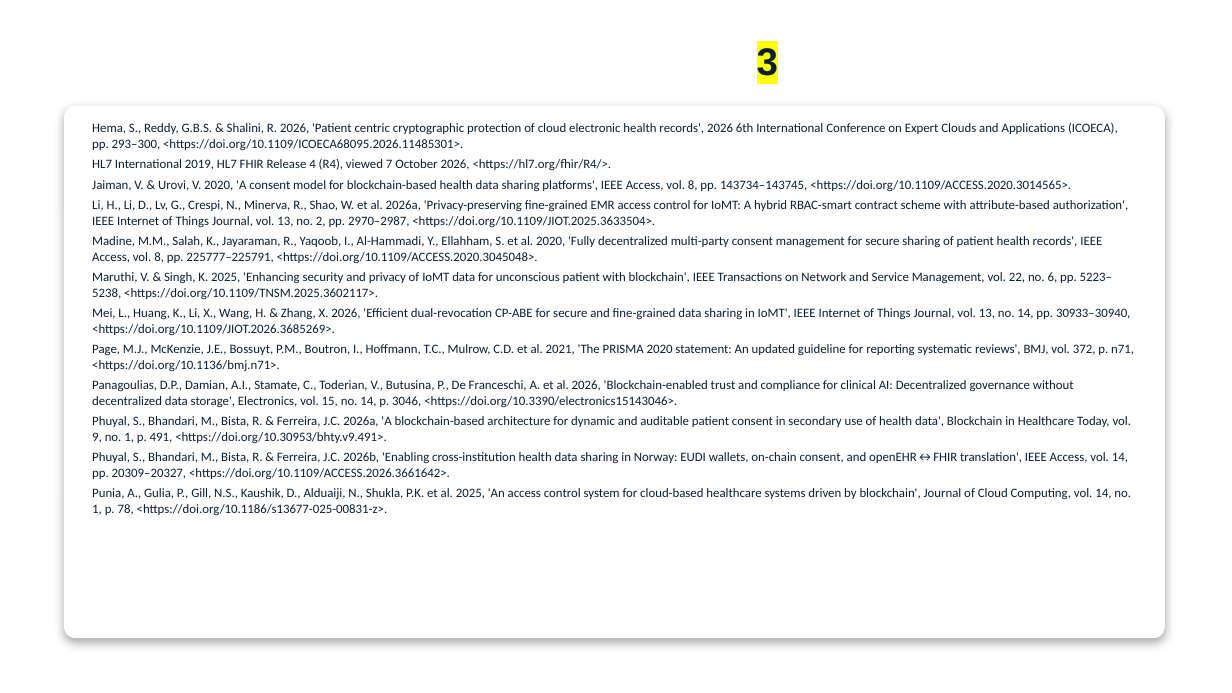
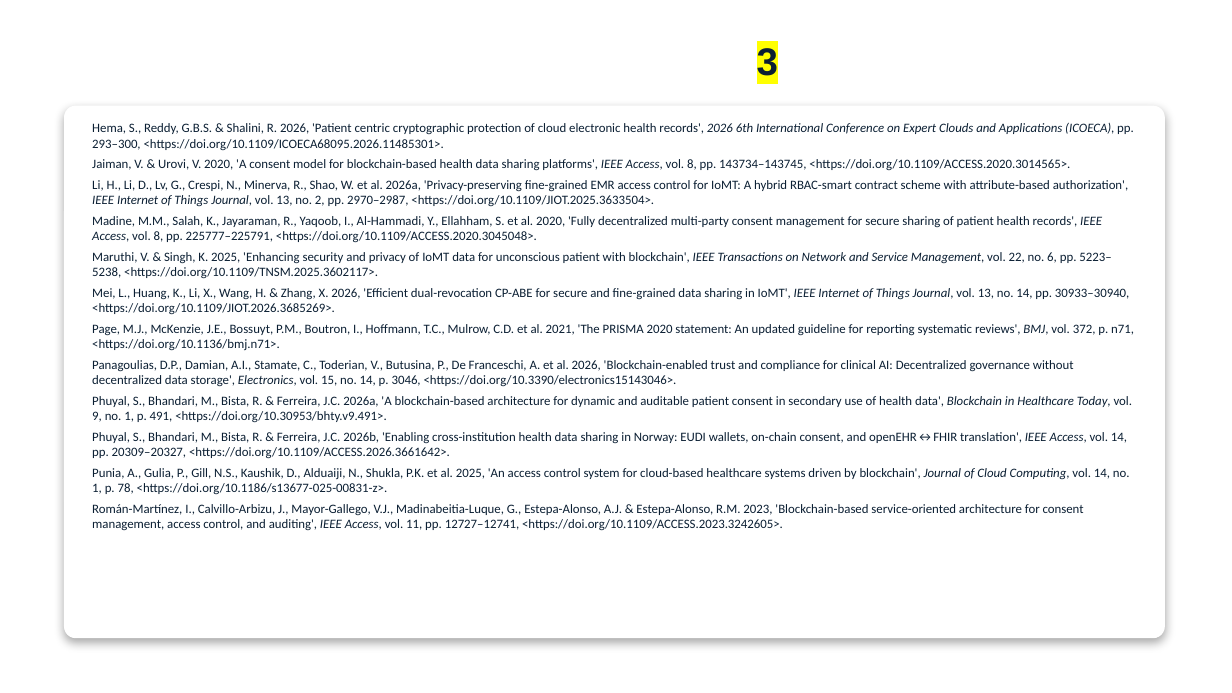
Before and after one commit to yasir12345678900/HealthRWA-Sepolia-Personal-try, a slide deck: slide 46 of docs/Yasir_CA2_Reassessment_Slides_YELLOW_changes.pptx. Drawn at 1232x693 pixels with LibreOffice and Linux fonts; fonts in the diff are those of the drawing; background and template pictures are left out. Boxes give left, top, right and bottom in pixels: in the first picture for what was removed or moved away, otherwise in the second. Text is boxed around its words. In the diff, an @@ line names an element or a change of style, - is before the commit and + after.

```diff
--- a/docs/Yasir_CA2_Reassessment_Slides_YELLOW_changes.pptx
+++ b/docs/Yasir_CA2_Reassessment_Slides_YELLOW_changes.pptx
@@ text at [92, 123, 1134, 494]: italic on in "2026 6th International Conference on Expert Clouds ...", "IEEE Access,", "IEEE Internet of Things Journal,", "IEEE Access," and 7 more places @@
@@ text at [92, 159, 612, 171]: paragraph removed @@
-HL7 International 2019, HL7 FHIR Release 4 (R4), viewed 7 October 2026, <https://hl7.org/fhir/R4/>.
@@ text at [92, 504, 1084, 531]: paragraph added @@
+Román-Martínez, I., Calvillo-Arbizu, J., Mayor-Gallego, V.J., Madinabeitia-Luque, G., Estepa-Alonso, A.J. & Estepa-Alonso, R.M. 2023, 'Blockchain-based service-oriented architecture for consent management, access control, and auditing', IEEE Access, vol. 11, pp. 12727–12741, <https://doi.org/10.1109/ACCESS.2023.3242605>.
```
Also in this commit, not shown: 2 other slides changed, 3 other files.
